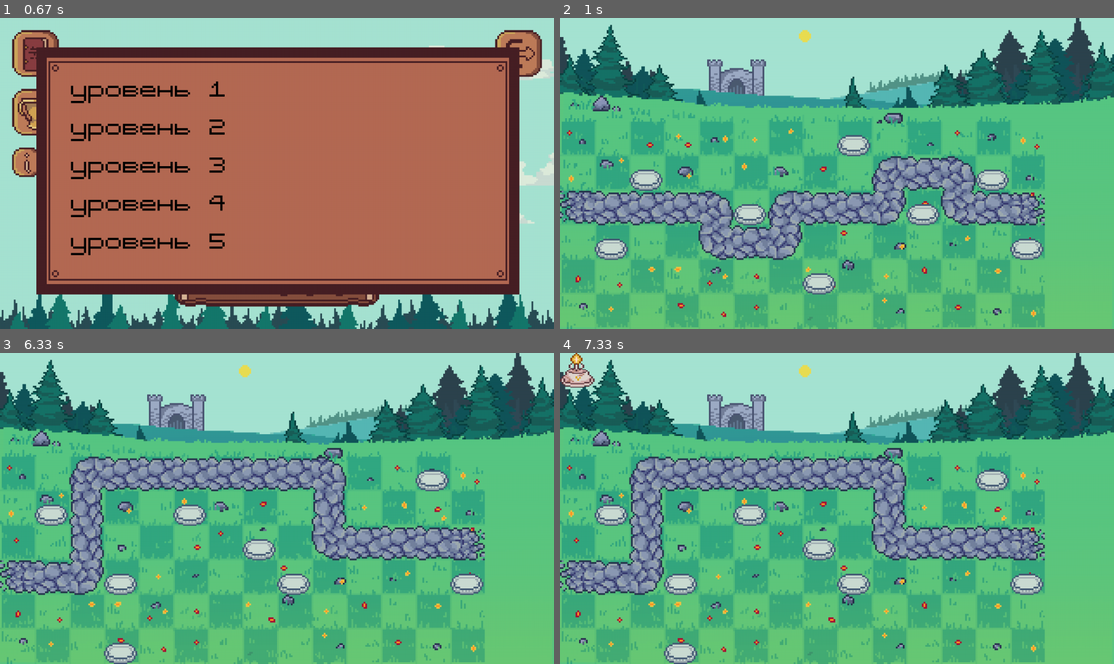
Above: before the commit, frames 1-4 (two rows, left to right).
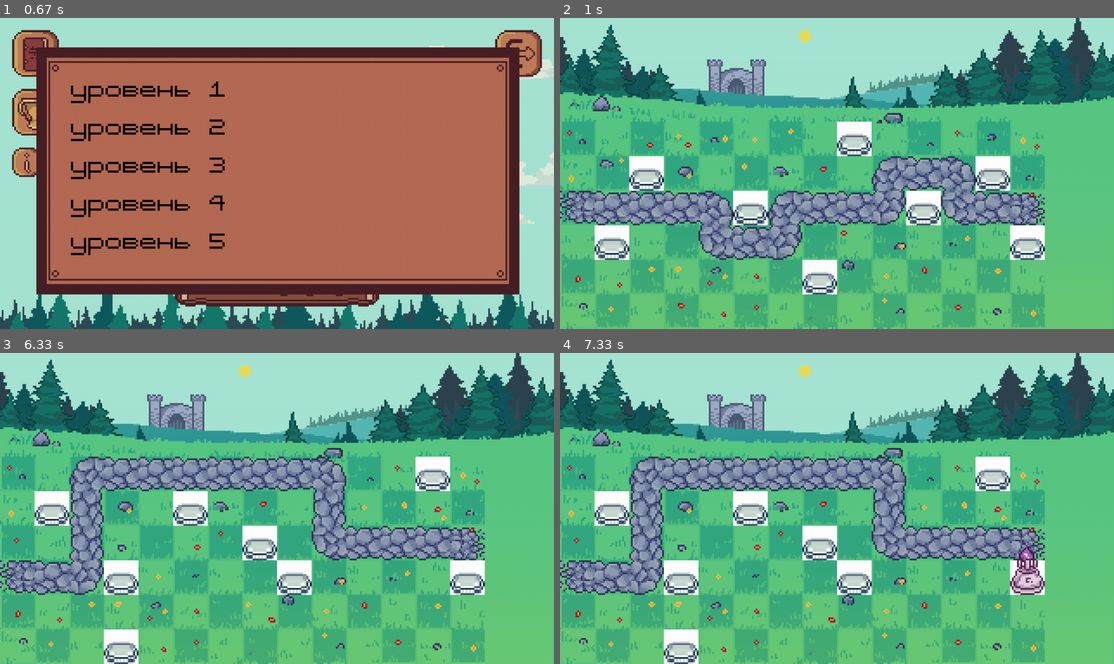
Above: after the commit, the same moments.

Repository: LenaSup/PyGame_project
Game: pygame game, started from main.py
The game is run twice, just before and just after one commit, with the same random seed, the same clock (stepped at 60 frames per second) and the same inputs.
Inputs (mouse positions are in pixels of both pictures, inside the frame that each line leads up to):
- Up to frame 1 (0.67 s): press the mouse at (277, 257) at 0.37 s; move the mouse to (188, 192) at 0.47 s; release the mouse at (105, 126) at 0.6 s
- Up to frame 2 (1 s): press the mouse at (709, 89) at 0.7 s; move the mouse to (720, 73) at 0.8 s; release the mouse at (726, 61) at 0.93 s
- Up to frame 3 (6.33 s): click (421, 511) at 1.05 s; hold Esc 1.33-1.8 s; press the mouse at (27, 496) at 1.87 s; move the mouse to (254, 489) at 1.97 s; release the mouse at (476, 483) at 2.1 s; press the mouse at (481, 418) at 2.2 s; move the mouse to (277, 458) at 2.3 s; release the mouse at (72, 499) at 2.43 s; press the mouse at (27, 496) at 2.53 s; move the mouse to (254, 443) at 2.63 s; release the mouse at (481, 390) at 2.77 s; press the mouse at (481, 418) at 2.87 s; move the mouse to (321, 433) at 2.97 s; release the mouse at (155, 449) at 3.1 s; press the mouse at (27, 496) at 3.2 s; move the mouse to (221, 458) at 3.3 s; release the mouse at (415, 421) at 3.43 s; press the mouse at (481, 418) at 3.53 s; move the mouse to (421, 449) at 3.63 s; release the mouse at (354, 480) at 3.77 s; press the mouse at (27, 496) at 3.87 s; move the mouse to (105, 464) at 3.97 s; release the mouse at (188, 430) at 4.1 s; press the mouse at (481, 418) at 4.2 s; move the mouse to (360, 433) at 4.3 s; release the mouse at (238, 449) at 4.43 s; press the mouse at (33, 387) at 4.53 s; move the mouse to (149, 430) at 4.63 s; release the mouse at (265, 474) at 4.77 s; press the mouse at (481, 418) at 4.87 s; move the mouse to (387, 489) at 4.97 s; release the mouse at (293, 564) at 5.1 s; press the mouse at (33, 446) at 5.2 s; move the mouse to (182, 464) at 5.3 s; release the mouse at (326, 480) at 5.43 s; press the mouse at (481, 418) at 5.53 s; move the mouse to (365, 502) at 5.63 s; release the mouse at (249, 589) at 5.77 s; press the mouse at (277, 592) at 5.87 s; move the mouse to (227, 492) at 5.97 s; release the mouse at (171, 393) at 6.1 s; press the mouse at (149, 461) at 6.2 s; move the mouse to (277, 514) at 6.3 s
- Up to frame 4 (7.33 s): release the mouse at (964, 567) at 6.43 s; click (1014, 586) at 7.05 s

Frame 1 is identical in both runs. In frame 2, 4.5% of the frame differs, in the area x 6-88%, y 33-89%; in frame 3, 4.5%; in frame 4, 5.1%, in the area x 0-88%, y 0-100%.

Commit message:
Сделана анимация у бешн и подогнал размер

Diff:
--- a/entities.py
+++ b/entities.py
@@ -3,4 +3,4 @@
 armored_enemy = (500, '.image.jpg', 15, 50, 1)
 default_tower = ('tower1_level1.png', 2, 50, 200, 100, 500, False, 0)
 mortire = ('tower2_level1.png', 9, 75, 400, 200, 750, False, 0)
-flamethrower = ('tower3_level1.png', 2, 50, 300, 300, 1000, True, 100)
+flamethrower = ('tower3_level1.png', 2, 50, 300, 300, 1000, True, 100, True)
--- a/main.py
+++ b/main.py
@@ -321,11 +321,15 @@
 
 
 class Cell(pygame.sprite.Sprite):  # общий класс клетки
-    def __init__(self, x, y, size, image=None):
+    def __init__(self, x, y, size, image=None, is_scale=True):
         self.name = self.__class__.__name__
         self.size = size
-        if image != None:
+        if image != None and is_scale == True:
             self.image = pygame.transform.scale(image, (size, size))
+            super().__init__(cells)
+            self.rect = self.image.get_rect()
+            self.rect.x, self.rect.y = x, y
+        elif image != None and is_scale == False:
             super().__init__(cells)
             self.rect = self.image.get_rect()
             self.rect.x, self.rect.y = x, y
@@ -447,19 +451,19 @@
 
 
 class Tower(pygame.sprite.Sprite):  # класс башни
-    def __init__(self, x, y, images, cols, damage=50, radius=200, reload=1000, price=500, is_splash=False, splash_radius=75):
+    def __init__(self, x, y, images, cols, damage=50, radius=200, reload=1000, price=500, is_splash=False, splash_radius=75, flag=False):
         super().__init__(towers)
         self.name = self.__class__.__name__
         self.frames = self.cut_sheet(load_image(images), cols)
         self.cur_frame = 0
-        self.image = pygame.transform.scale(self.frames[self.cur_frame], (80, 80))
-        self.rect = self.rect.move(x, y)
-        self.pos = x, y
+        self.image = pygame.transform.scale(self.frames[self.cur_frame], (80, 120))
         self.price = price
+        self.flag = flag
         self.damage = damage
         self.reload = reload
         self.rect = self.image.get_rect()
-        self.rect.x, self.rect.y = self.pos[0], self.pos[1]
+        self.rect.x, self.rect.y = x - 10, y - 50
+        # self.rect.top, self.rect.bottom = x + cell_size, y + cell_size
         self.radius = radius
         self.focus = None
         self.is_splash = is_splash
@@ -479,10 +483,10 @@
 
     def update(self):
         self.cur_frame = (self.cur_frame + 1) % len(self.frames)
-        self.image = pygame.transform.scale(self.frames[self.cur_frame], (80, 80))
-
-    def fire(self):  # выстрел по захваченой цели
-        if self.frames == self.cut_sheet(load_image('tower3_level1.png'), 2):
+        self.image = pygame.transform.scale(self.frames[self.cur_frame], (80, 120))
+
+    def fire(self):  # выстрел по захваченой цели либо по области вокруг себя
+        if self.flag:
             for enemy in enemies:
                 if pygame.sprite.collide_circle(enemy, self):
                     enemy.get_damage(self.damage)
@@ -660,6 +664,46 @@
     start_menu.start_menu_display(screen, size)   # Вывод меню при включение
     return play_but.map()   # номер карты
 
+
+def load_menu(my_board, screen, enemy_types, towers_types):
+    global current_level, castle_health, gold, enemies, towers, cells, towers_reload, current_wave, \
+        enemy_type, levels_data, lvl, waves, wave_enemies, level, start_pos, enemy_default_settings, \
+        n_levels, spawn_enemy, move_enemy, time_is_passing, animated, time_level, n_enemies, type_tower, \
+        current_tower
+    current_level = main_menu(screen)
+    # загрузка карты
+    castle_health = 100
+    gold = 1500
+    enemies = pygame.sprite.Group()
+    towers = pygame.sprite.Group()
+    cells = pygame.sprite.Group()
+    towers_reload = {}
+
+    current_wave, enemy_type = 0, 0
+    levels_data = [load_level(f'data/map_{i + 1}.map', f'data/waves_{i + 1}.txt') for i in range(n_levels)]
+    lvl, waves, wave_enemies = levels_data[current_level]
+    level, start_pos = generate_level(lvl, 80)
+    enemy_default_settings = (start_pos[0] * 80 + my_board.top,
+                              start_pos[1] * 80 + my_board.cell_size // 4 + my_board.bot)
+    for x in range(len(level)):
+        for y in range(len(level[x])):
+            my_board.set_cell(x, y, level[x][y])
+
+    # стандартные таймеры событий
+    spawn_enemy = pygame.USEREVENT + 1
+    move_enemy = pygame.USEREVENT + 2
+    time_is_passing = pygame.USEREVENT + 3
+    animated = pygame.USEREVENT + 4
+    pygame.time.set_timer(move_enemy, 15)
+    pygame.time.set_timer(spawn_enemy, waves[current_wave][1])
+    pygame.time.set_timer(time_is_passing, 1000)
+    pygame.time.set_timer(animated, 1000)
+    time_level = 0
+
+    n_enemies = [0 for _ in range(len(enemy_types))]
+    type_tower = 0
+    current_tower = towers_types[type_tower]
+
 # константы используемые объектами или функциями
 db = sqlite3.connect('user_data.sqlite3')
 db.cursor()
@@ -672,6 +716,7 @@
 n_levels = 3
 enemy_paths = [load_path(f'data/path_{i + 1}.txt') for i in range(n_levels)]
 size = width, height = 1280, 720
+cell_size = 80
 top, bot = 0, 240
 
 
@@ -701,10 +746,10 @@
 
     # стандартные таймеры событий
     spawn_enemy = pygame.USEREVENT + 1
-    my_event = pygame.USEREVENT + 2
+    move_enemy = pygame.USEREVENT + 2
     time_is_passing = pygame.USEREVENT + 3
     animated = pygame.USEREVENT + 4
-    pygame.time.set_timer(my_event, 15)
+    pygame.time.set_timer(move_enemy, 15)
     pygame.time.set_timer(spawn_enemy, waves[current_wave][1])
     pygame.time.set_timer(time_is_passing, 1000)
     pygame.time.set_timer(animated, 1000)
@@ -726,40 +771,7 @@
         screen.fill((0, 0, 0))
         for event in pygame.event.get():
             if event.type == pygame.KEYDOWN and event.key == pygame.K_ESCAPE:
-                current_level = main_menu(screen)
-                # загрузка карты
-                castle_health = 100
-                gold = 1500
-                enemies = pygame.sprite.Group()
-                towers = pygame.sprite.Group()
-                cells = pygame.sprite.Group()
-                towers_reload = {}
-
-                current_wave, enemy_type = 0, 0
-                levels_data = [load_level(f'data/map_{i + 1}.map', f'data/waves_{i + 1}.txt') for i in range(n_levels)]
-                lvl, waves, wave_enemies = levels_data[current_level]
-                level, start_pos = generate_level(lvl, 80)
-                enemy_default_settings = (start_pos[0] * 80 + my_board.top,
-                                          start_pos[1] * 80 + my_board.cell_size // 4 + my_board.bot)
-                for x in range(len(level)):
-                    for y in range(len(level[x])):
-                        my_board.set_cell(x, y, level[x][y])
-
-                # стандартные таймеры событий
-                spawn_enemy = pygame.USEREVENT + 1
-                my_event = pygame.USEREVENT + 2
-                time_is_passing = pygame.USEREVENT + 3
-                animated = pygame.USEREVENT + 4
-                pygame.time.set_timer(my_event, 15)
-                pygame.time.set_timer(spawn_enemy, waves[current_wave][1])
-                pygame.time.set_timer(time_is_passing, 1000)
-                pygame.time.set_timer(animated, 1000)
-                pause_wave = 10000
-                time_level = 0
-
-                n_enemies = [0 for _ in range(len(enemy_types))]
-                type_tower = 0
-                current_tower = towers_types[type_tower]
+                load_menu(my_board, screen, enemy_types, towers_types)
             if event.type == pygame.QUIT:  # выход из игры
                 terminate()
             if event.type == pygame.MOUSEBUTTONDOWN and event.button == 1:  # проверка на какую вклетку нажали,
@@ -767,7 +779,7 @@
                 print(my_board.get_click(event.pos, current_tower[4], current_tower))
                 type_tower = (type_tower + 1) % len(towers_types)
                 current_tower = towers_types[type_tower]
-            if event.type == my_event:  # проверка выходит ли враг за дорогу
+            if event.type == move_enemy:  # проверка выходит ли враг за дорогу
                 for enemy in enemies:
                     cell1 = my_board.get_click((enemy.pos[0] + enemy.rect.width, enemy.pos[1] + enemy.rect.height))
                     cell2 = my_board.get_click((enemy.pos[0] + enemy.speed, enemy.pos[1] + enemy.speed))
@@ -807,42 +819,9 @@
                 find_key(towers_reload, event.type).fire()
             if event.type == animated:
                 towers.update()
+                pass
         if castle_health <= 0:
-            current_level = main_menu(screen)
-            # загрузка карты
-            castle_health = 100
-            gold = 1500
-            enemies = pygame.sprite.Group()
-            towers = pygame.sprite.Group()
-            cells = pygame.sprite.Group()
-            towers_reload = {}
-
-            current_wave, enemy_type = 0, 0
-            levels_data = [load_level(f'data/map_{i + 1}.map', f'data/waves_{i + 1}.txt') for i in range(n_levels)]
-            lvl, waves, wave_enemies = levels_data[current_level]
-            level, start_pos = generate_level(lvl, 80)
-            enemy_default_settings = (start_pos[0] * 80 + my_board.top,
-                                      start_pos[1] * 80 + my_board.cell_size // 4 + my_board.bot)
-            for x in range(len(level)):
-                for y in range(len(level[x])):
-                    my_board.set_cell(x, y, level[x][y])
-
-            # стандартные таймеры событий
-            spawn_enemy = pygame.USEREVENT + 1
-            my_event = pygame.USEREVENT + 2
-            time_is_passing = pygame.USEREVENT + 3
-            animated = pygame.USEREVENT + 4
-            pygame.time.set_timer(my_event, 15)
-            pygame.time.set_timer(spawn_enemy, waves[current_wave][1])
-            pygame.time.set_timer(time_is_passing, 1000)
-            pygame.time.set_timer(animated, 1000)
-            pause_wave = 10000
-            time_level = 0
-
-            n_enemies = [0 for _ in range(len(enemy_types))]
-            type_tower = 0
-            current_tower = towers_types[type_tower]
-
+            load_menu(my_board, screen, enemy_types, towers_types)
         # отрисовка
         screen.blit(background, (0, 0))  # Фон с небом
         screen.blit(playing_field, (0, 0))      # Игровое поле
Not shown, changed: README.md
Binary file changed: graphics/base.png
Binary file changed: user_data.sqlite3
